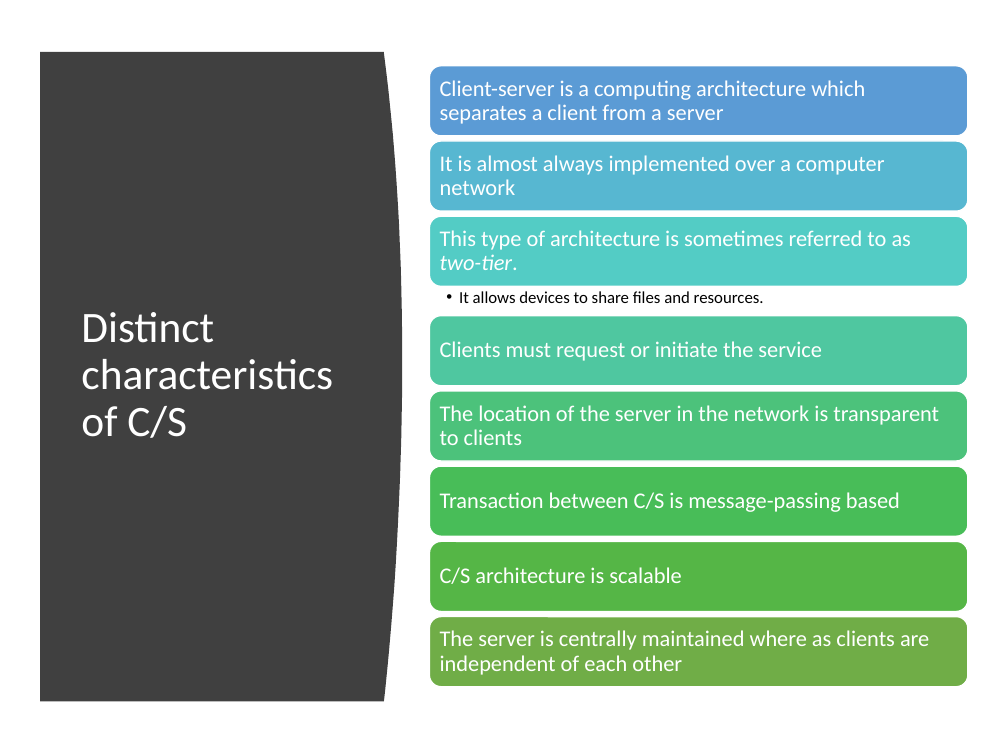
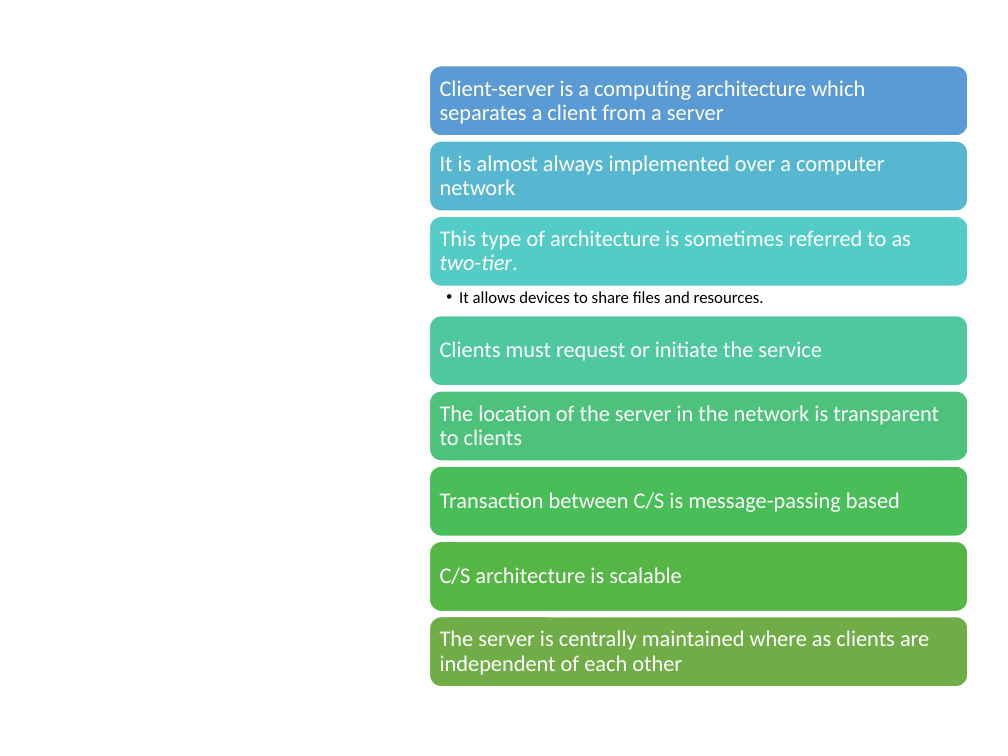
Before and after one commit to shakiliitju/M.Sc-in-ICT, a slide deck: slide 4 of MICT-5102 Cloud Computing/Lecture/Lecture2.pptx. Drawn at 1008x756 pixels with LibreOffice and Linux fonts; fonts in the diff are those of the drawing. Boxes give left, top, right and bottom in pixels: in the first picture for what was removed or moved away, otherwise in the second. Text is boxed around its words. In the diff, an @@ line names an element or a change of style, - is before the commit and + after.

```diff
--- a/MICT-5102 Cloud Computing/Lecture/Lecture2.pptx
+++ b/MICT-5102 Cloud Computing/Lecture/Lecture2.pptx
@@ freeform shape removed at [40, 52, 402, 702] @@
@@ title removed at [81, 312, 333, 438] @@
-Distinct characteristics of C/S
```
Also in this commit, not shown: 53 other slides changed, 8 other files.
